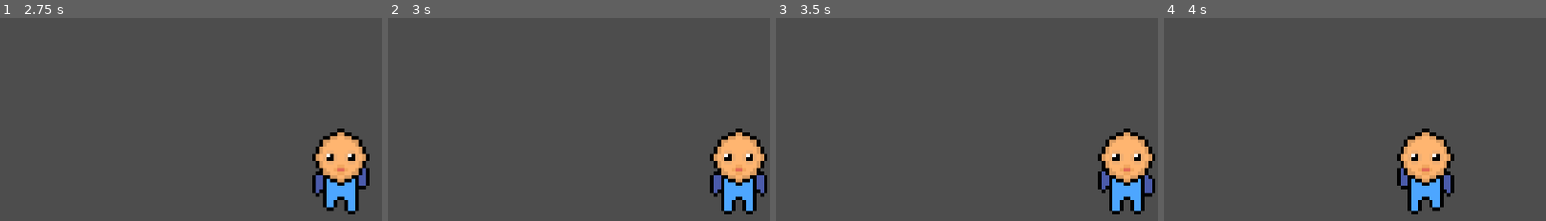
Above: before the commit, frames 1-4 (left to right).
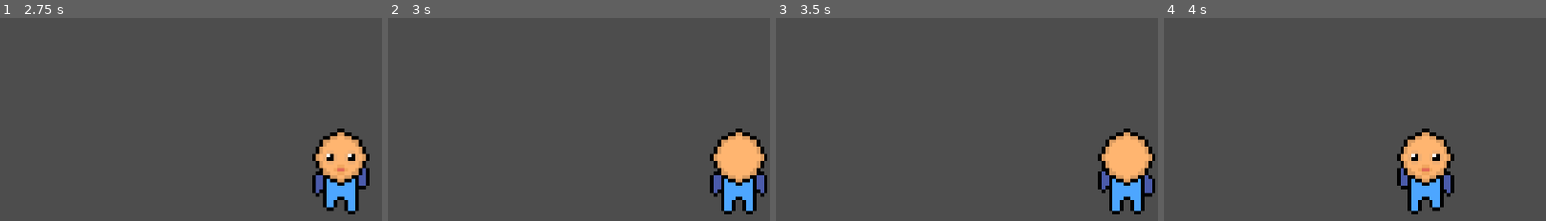
Above: after the commit, the same moments.

Repository: artemagant/Isak
Game: Godot game, scene res://Scenes/Main_Game/game.tscn
Same seed, same stepped clock (60 frames per second), same inputs: the game is played once before the commit and once after it. The engine's default icon, where the game draws it, is replaced by a stand-in: a white triangle on a blue panel in a dark square.
Inputs:
- Up to frame 1 (2.75 s): tap Enter at 0.5 s; hold D (Right) 0.53-1.28 s; hold S (Down) 1.28-2.03 s; hold D (Right) from 2.03 s (still down)
- Up to frame 2 (3 s): release D (Right) at 2.78 s; hold Up (Shoot_Up) from 2.78 s (still down)
- Up to frame 3 (3.5 s): keep holding Up (Shoot_Up)
- Up to frame 4 (4 s): release Up (Shoot_Up) at 3.53 s; hold A (Left) from 3.53 s (still down)
The pictures show only the part of the screen within x 50-100%, y 50-100%; the shares and areas given below are measured in that part.

Frame 1 is identical in both runs. In frame 2, 0.2% of the frame differs, in the area x 88-96%, y 66-76%; in frame 3, 0.2%; in frame 4, nothing differs.

Commit message:
Working on shoots

Diff:
--- a/isak/Scenes/Player/player.gd
+++ b/isak/Scenes/Player/player.gd
@@ -81,6 +81,14 @@
 func shoot():
 	if shoot_button != Vector4.ZERO and can_shoot:
 		can_shoot = false
+		var rand_dir = randi_range(0, 3)
+		while shoot_button[rand_dir] == 0:
+			rand_dir = randi_range(0, 3)
+		match rand_dir:
+			0: head.play("Down")
+			1: head.play("Up")
+			2: head.play("Left")
+			3: head.play("Right")
 		bullet_cooldown.start()
 
 
--- a/isak/Scenes/Player/player.tscn
+++ b/isak/Scenes/Player/player.tscn
@@ -201,6 +201,7 @@
 shape = SubResource("CircleShape2D_a3d8c")
 
 [node name="Bullet_Cooldown" type="Timer" parent="." unique_id=834465862]
+wait_time = 0.5
 one_shot = true
 
 [connection signal="timeout" from="Bullet_Cooldown" to="." method="_on_bullet_cooldown_timeout"]
--- a/isak/project.godot
+++ b/isak/project.godot
@@ -19,6 +19,7 @@
 
 window/size/viewport_width=1440
 window/size/viewport_height=768
+window/size/initial_position=Vector2i(400, -100)
 window/stretch/mode="viewport"
 
 [input]
